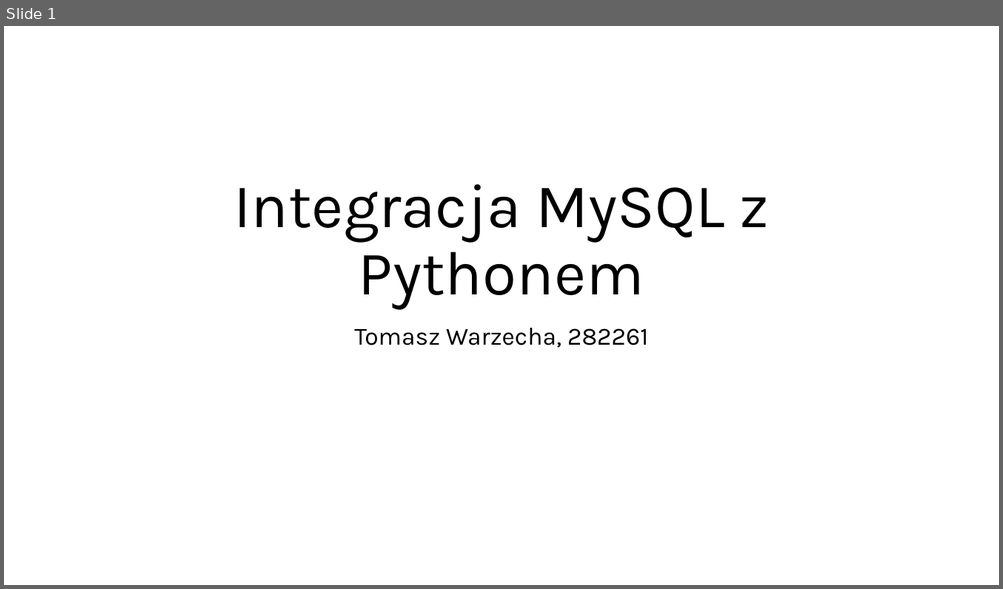
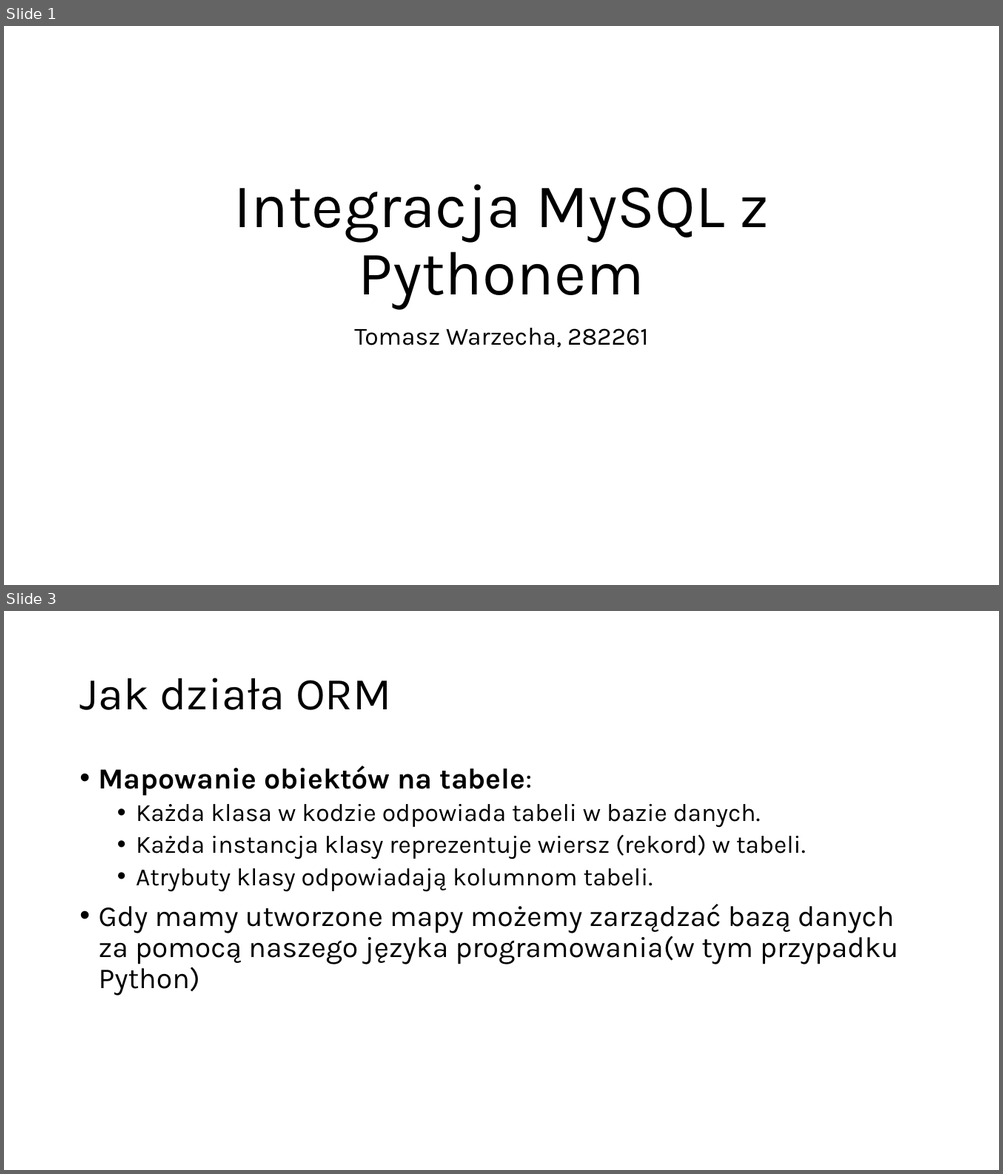
Before and after one commit to Tomusss/prezentacja, a slide deck: Integracja MySQL z Pythonem.pptx. Shown one above the other, each under a label of ours: slide 1 before the commit, slides 1 and 3 after it; the slides between them are not shown. The pictures are 1003x589 and 1003x1174 pixels, drawn with LibreOffice and Linux fonts; fonts in the diff are those of the drawing. Boxes give left, top, right and bottom in pixels: in the first picture for what was removed or moved away, otherwise in the second. Text is boxed around its words. In the diff, an @@ line names an element or a change of style, - is before the commit and + after.

```diff
--- a/Integracja MySQL z Pythonem.pptx
+++ b/Integracja MySQL z Pythonem.pptx
@@ slide 3 added at bbox=[4, 611, 999, 1170], background #FFFFFF @@
@@ title added at bbox=[79, 678, 392, 710], 44 pt, text #000000 @@
+Jak działa ORM
@@ text added at bbox=[99, 766, 898, 996], 24 pt, text #000000 @@
+• Mapowanie obiektów na tabele:
+  • Każda klasa w kodzie odpowiada tabeli w bazie danych.
+  • Każda instancja klasy reprezentuje wiersz (rekord) w tabeli.
+  • Atrybuty klasy odpowiadają kolumnom tabeli.
+• Gdy mamy utworzone mapy możemy zarządzać bazą danych za pomocą naszego języka programowania(w tym przypadku Python)
```
Also in this commit, not shown: 1 slide changed, 4 other slides added, 1 slide removed.
